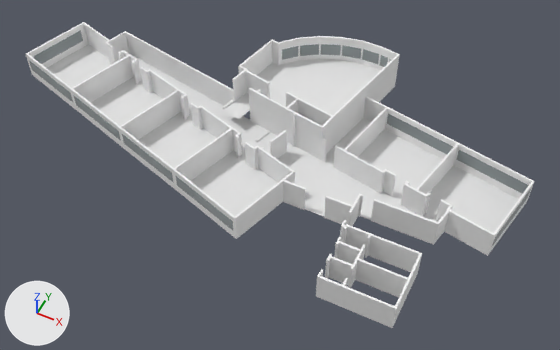
The glTF model models/all/C/Erdgeschoss/model.glb as it was, and as the next commit left it.
One viewpoint serves both versions: a 50 mm lens placed at (46.8, 57.8, 57.4), pointed at (23.3, 104.7, -1.2). Lighting does not change. The marker at lower left points along +X, +Y and +Z. The older version comes first. Where no turn or scale is listed for an object, it has been applied to the vertices. Vertices at exactly the same position are counted once.
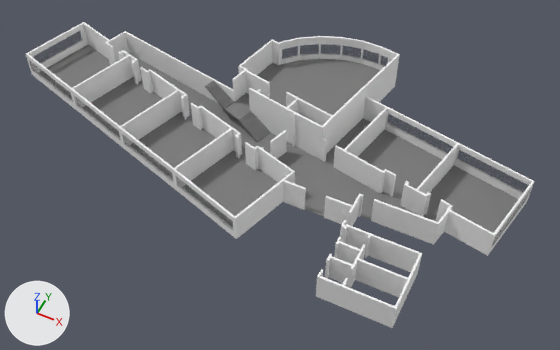
Location of each change, [x1, y1, x2, y2] in pixels of the pictures (560 x 350 px):
```json
{"object": "Plane.031", "change": "recoloured, surface changed", "before": [29, 23, 532, 236], "after": [29, 23, 532, 236]}
{"object": "Plane.019", "change": "recoloured", "before": [47, 44, 518, 233], "after": [47, 44, 518, 233], "on screen": "white to grey"}
{"object": "Plane.018", "change": "recoloured", "before": [225, 59, 380, 119], "after": [225, 59, 380, 119], "on screen": "white to grey"}
{"object": "Cube.004", "change": "recoloured, reshaped", "before": [255, 130, 270, 142], "after": [238, 111, 270, 142], "on screen": "106% wider, 146% taller"}
{"object": "Cube.005", "change": "recoloured", "before": [205, 80, 234, 109], "after": [205, 80, 234, 109]}
{"part": 1, "of": "me_cube_006", "change": "added", "after": [252, 127, 267, 139]}
{"part": 2, "of": "me_cube_006", "change": "added", "after": [251, 125, 266, 137]}
{"part": 3, "of": "me_cube_006", "change": "added", "after": [249, 124, 264, 135]}
{"part": 4, "of": "me_cube_006", "change": "added", "after": [238, 111, 256, 126]}
```

Scene script edits in JSON lines:
```json
{"op": "set", "path": "mat_floor.base_color", "old": "(0.8, 0.8, 0.8)", "new": "(0.197, 0.197, 0.197)", "note": "white #e7e7e7 -> grey #7b7b7b"}
{"op": "set", "path": "mat_material_002.base_color", "old": "(0.374, 0.422, 0.434)", "new": "(0.197, 0.197, 0.197)", "note": "grey #a5aeb0 -> grey #7b7b7b"}
{"op": "set", "path": "mat_material_002.alpha", "old": "0.668", "new": "0.231"}
{"block": "me_cube_006", "where": "# used by ob_cube_004; location = (19.86, 107.7, 0.07)"}
{"op": "remove", "block": "me_cube_006", "code": "me_cube_006.from_pydata(...)  # 8 vertices, 12 faces; spans x -0.39..0.39, y -1.0..1.0, z -0.08..0.08"}
{"op": "add", "block": "me_cube_006", "code": "me_cube_006.from_pydata(...)  # 104 vertices, 156 faces; spans x -2.81..0.39, y -1.0..1.57, z -0.08..1.43"}
{"block": "me_cube_006", "change": "me_cube_006 part 1: the loose piece of 8 vertices spanning x -0.39..0.39, y -1.0..1.0, z -0.08..0.08 is copied, and the copy is scaled about its middle by (0.987, 0.984, 1), then moved by (-0.41, 0.11, 0.23); it spans x -0.79..-0.02, y -0.88..1.1, z 0.15..0.3"}
{"block": "me_cube_006", "change": "me_cube_006 part 2: the loose piece of 8 vertices spanning x -0.39..0.39, y -1.0..1.0, z -0.08..0.08 is copied, and the copy is scaled about its middle by (0.981, 0.976, 1), then moved by (-0.61, 0.16, 0.34); it spans x -0.99..-0.23, y -0.82..1.14, z 0.26..0.41"}
{"block": "me_cube_006", "change": "me_cube_006 part 3: the loose piece of 8 vertices spanning x -0.39..0.39, y -1.0..1.0, z -0.08..0.08 is copied, and the copy is scaled about its middle by (0.974, 0.968, 1), then moved by (-0.82, 0.22, 0.45); it spans x -1.19..-0.44, y -0.75..1.19, z 0.37..0.53"}
{"block": "me_cube_006", "change": "me_cube_006 part 4: 24 vertices added at x -2.81..-1.47, y -0.44..1.57, z 0.94..1.43"}
{"block": "me_cube_006", "change": "other edits to the shape of me_cube_006 do not show in these pictures"}
```
